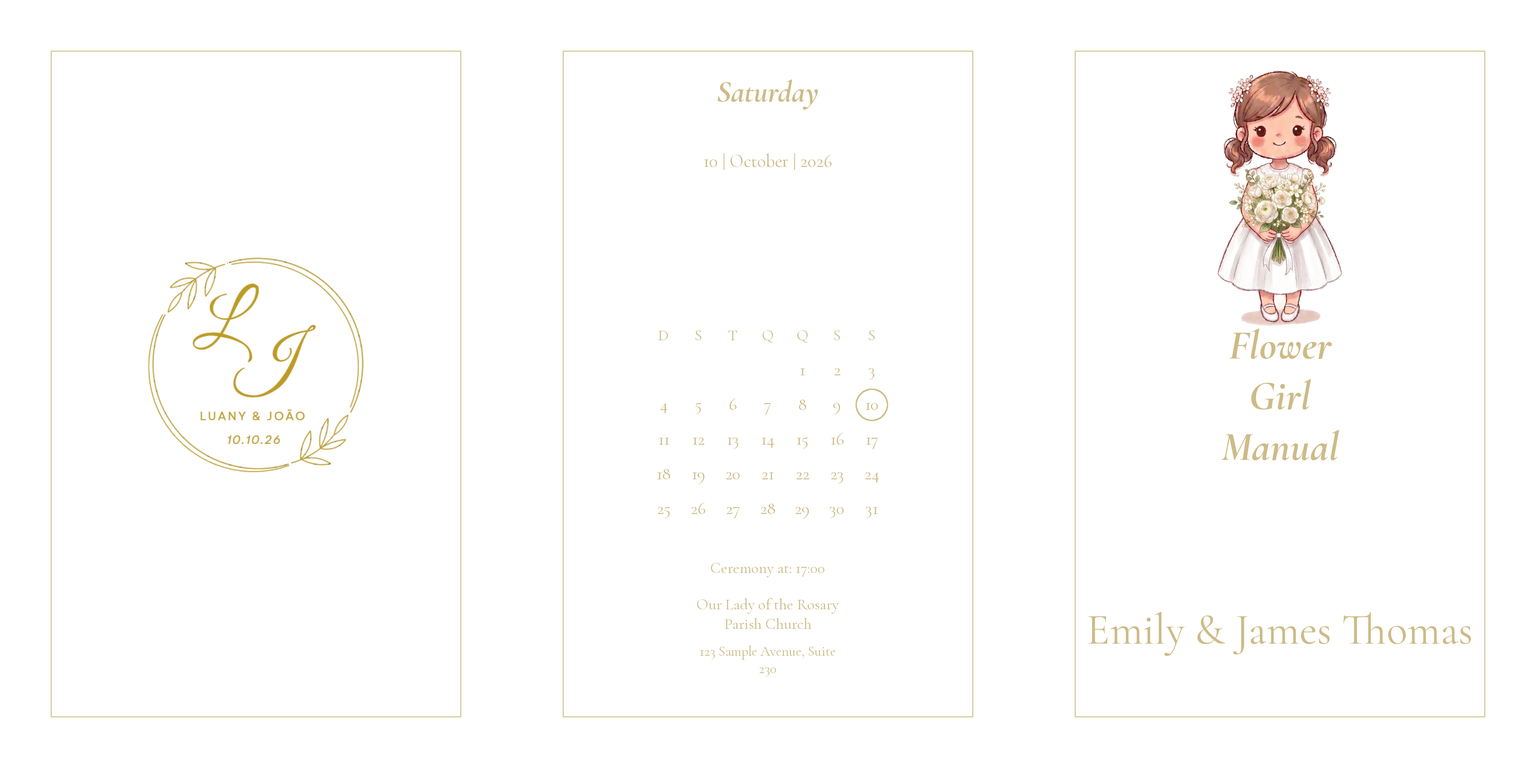
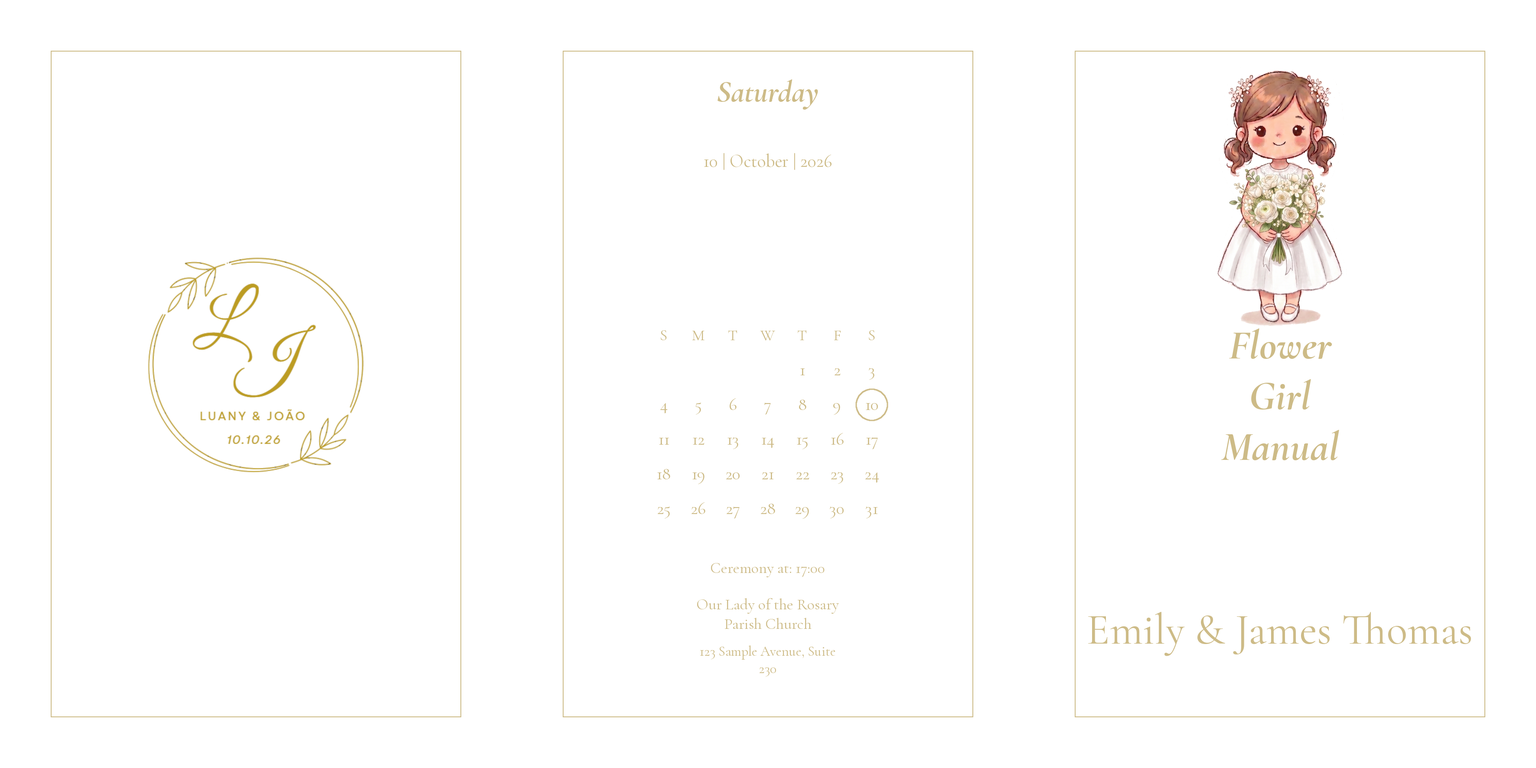
Comparing the layer stacks of the two (1536, 768) images. Changes:
renamed "cal_wd_5_S" to "cal_wd_5_F", painted on it over <box>833,330,841,341</box>
renamed "cal_wd_4_Q" to "cal_wd_4_T", painted on it over <box>797,330,809,343</box>
renamed "cal_wd_3_Q" to "cal_wd_3_W", painted on it over <box>759,330,775,343</box>
renamed "cal_wd_1_S" to "cal_wd_1_M", painted on it over <box>692,330,705,341</box>
renamed "cal_wd_0_D" to "cal_wd_0_S", painted on it over <box>657,330,668,341</box>
